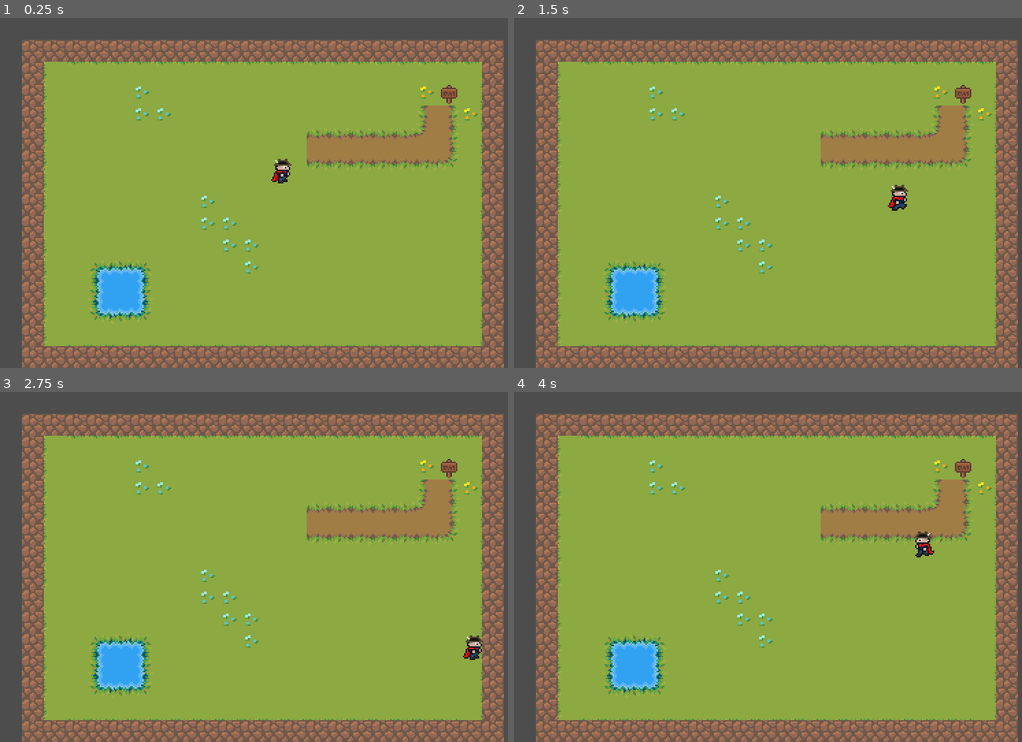
Above: before the commit, frames 1-4 (two rows, left to right).
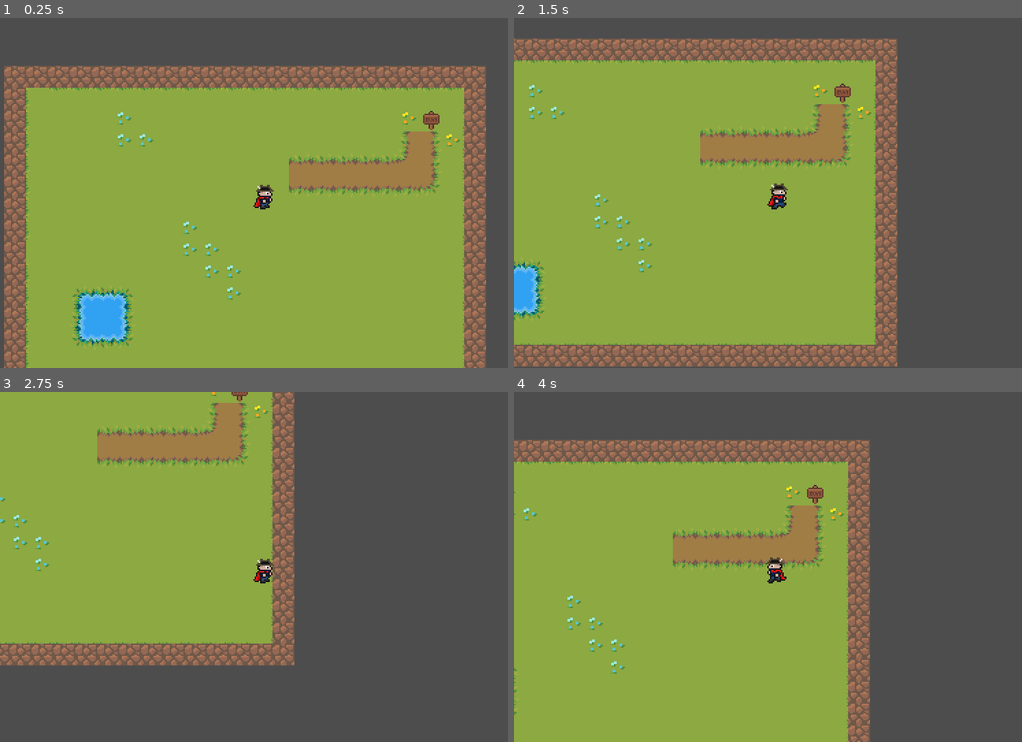
Above: after the commit, the same moments.

Repository: Boyquotes/FirstGodotGame-7
Game: Godot game, scene res://scenes/level.tscn
The game is run twice, just before and just after one commit, with the same random seed, the same clock (stepped at 60 frames per second) and the same inputs.
Inputs:
- Up to frame 1 (0.25 s): no input
- Up to frame 2 (1.5 s): tap Enter at 0.5 s; hold Right (ui_right) 0.53-1.28 s; hold Down (ui_down) from 1.28 s (still down)
- Up to frame 3 (2.75 s): release Down (ui_down) at 2.03 s; hold Right (ui_right) from 2.03 s (still down)
- Up to frame 4 (4 s): release Right (ui_right) at 2.78 s; hold Up (ui_up) 2.78-3.53 s; hold Left (ui_left) from 3.53 s (still down)

The runs differ from the first frame. In frame 1, 39% of the frame differs, in the area x 0-100%, y 6-100%; in frame 2, 45%; in frame 3, 72%, in the area x 0-100%, y 0-100%; in frame 4, 57%.

Commit message:
add Camera

Diff:
--- a/scenes/player.tscn
+++ b/scenes/player.tscn
@@ -79,3 +79,5 @@
 libraries = {
 "": SubResource("AnimationLibrary_8wycs")
 }
+
+[node name="Camera" type="Camera2D" parent="."]
